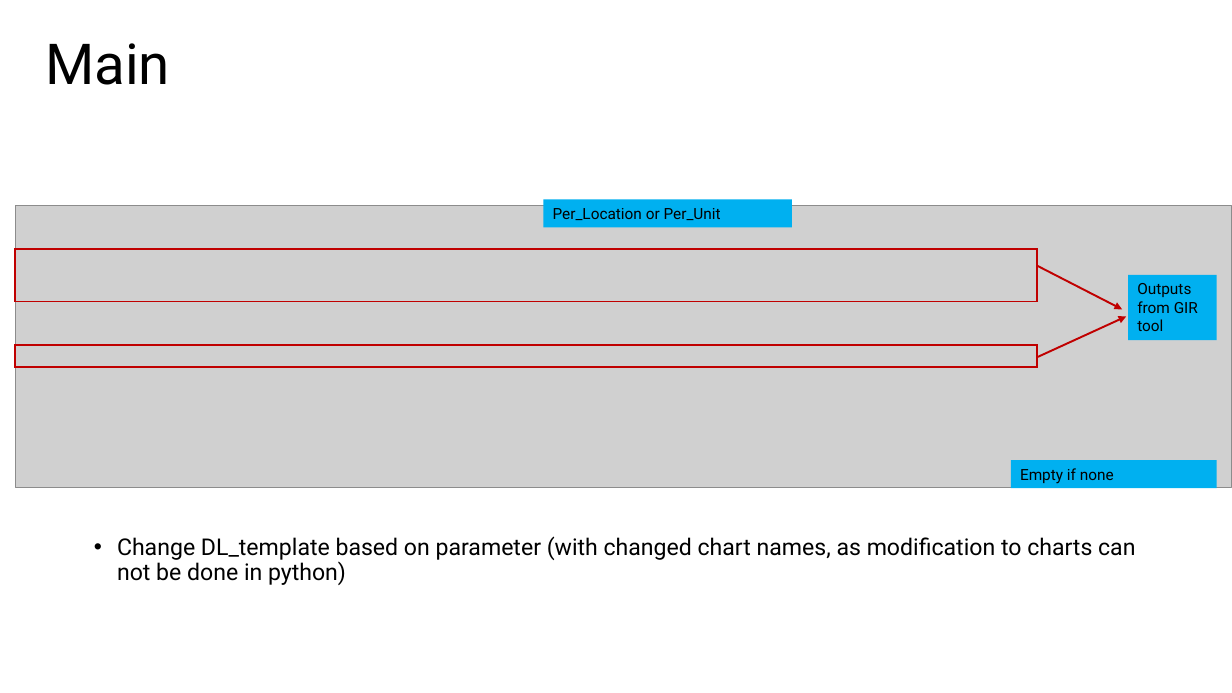
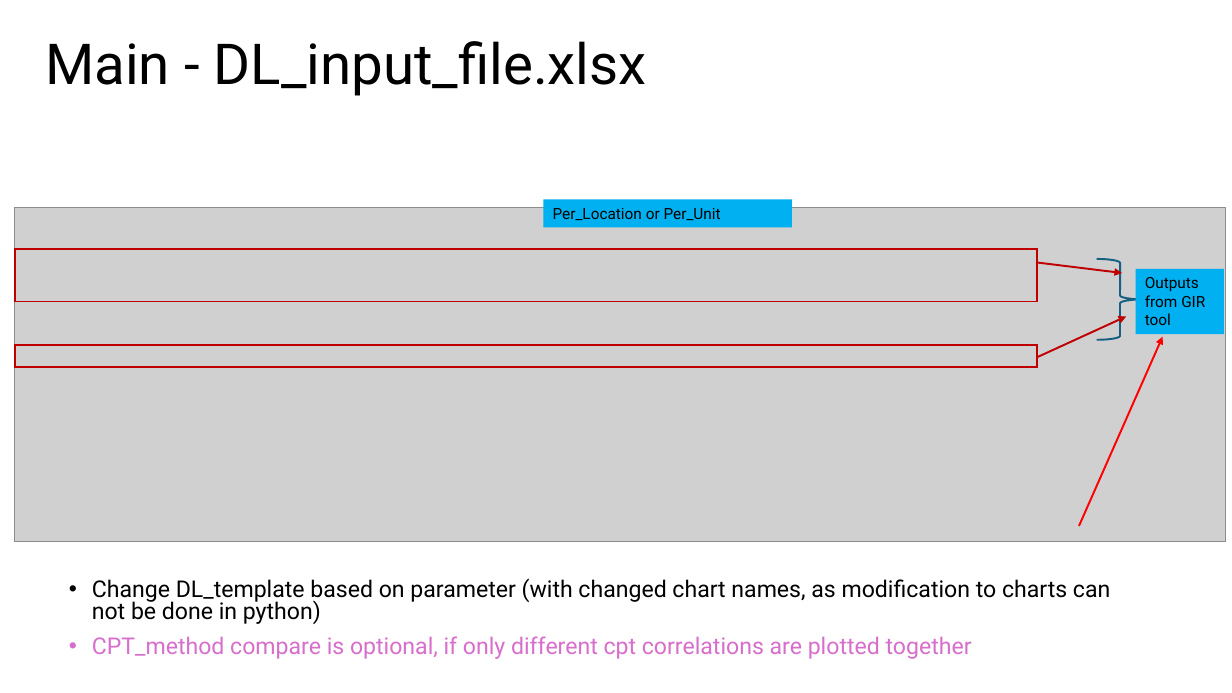
Before and after one commit to hem55-star/DL_template_copy, a slide deck: slide 5 of Instructions_manual_for_DL_template_copy.pptx. Drawn at 1232x693 pixels with LibreOffice and Linux fonts; fonts in the diff are those of the drawing; grey boxes stand for pictures. Boxes give left, top, right and bottom in pixels: in the first picture for what was removed or moved away, otherwise in the second. Text is boxed around its words. In the diff, an @@ line names an element or a change of style, - is before the commit and + after.

Commit message:
Included a new feature for CPT parameter comparison (to plot different CPT correlations of the specific parameter in the same plot)

```diff
--- a/Instructions_manual_for_DL_template_copy.pptx
+++ b/Instructions_manual_for_DL_template_copy.pptx
@@ title at [45,41,647,96]: text changed @@
-Main
+Main - DL_input_file.xlsx
@@ picture: place and size @@
-picture at [16,205,1232,487]
+picture at [15,207,1226,541]
@@ arrow moved from (1037, 266) - (1122, 310) to (1036, 262) - (1122, 273) @@
@@ right brace added at [1097,259,1144,340], outline #156082 1.5 pt @@
@@ rectangle "Outputs from GIR tool": place and size @@
-rectangle "Outputs from GIR tool" at [1128,275,1217,341]
+rectangle "Outputs from GIR tool" at [1136,269,1225,335]
@@ arrow added from (1080, 526) to (1163, 336), #FF0000 1.5 pt @@
@@ rectangle removed at [1011,460,1217,488] @@
-Empty if none
@@ text "Change DL_template based on parameter ...": place and size @@
-text "Change DL_template based on parameter ..." at [117,536,1135,585]
+text "Change DL_template based on parameter ..." at [92,578,1110,659]
@@ text at [92,578,1110,624]: line spacing 0.9 to 0.8 @@
@@ text at [92,636,972,659]: paragraph added @@
+• CPT_method compare is optional, if only different cpt correlations are plotted together
```
Also in this commit, not shown: 5 other slides changed, 2 slides added, 3 other files.
